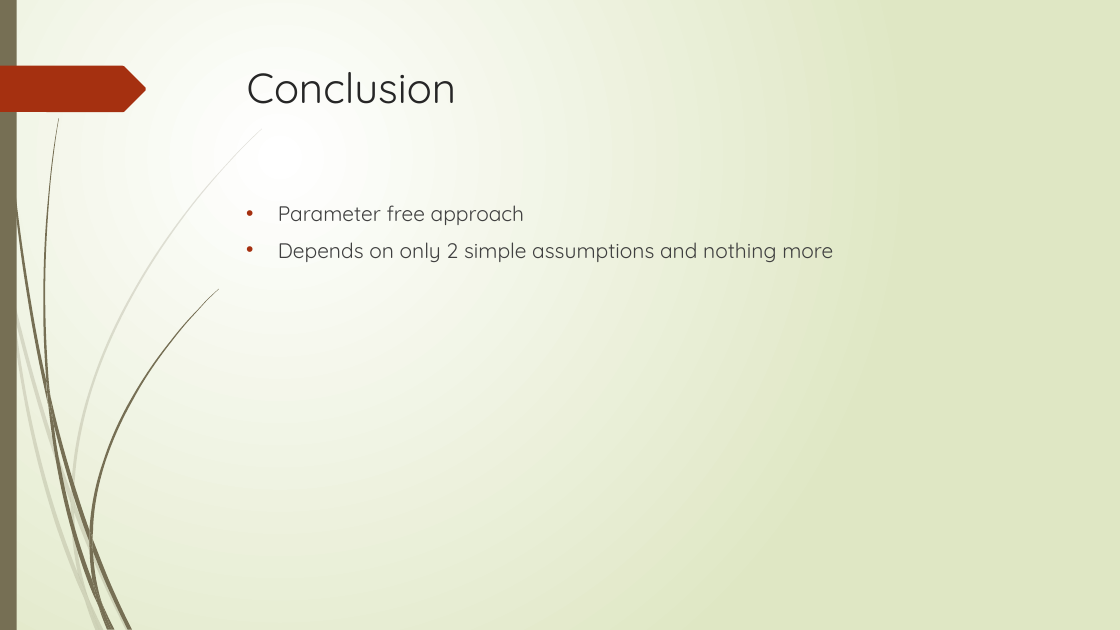
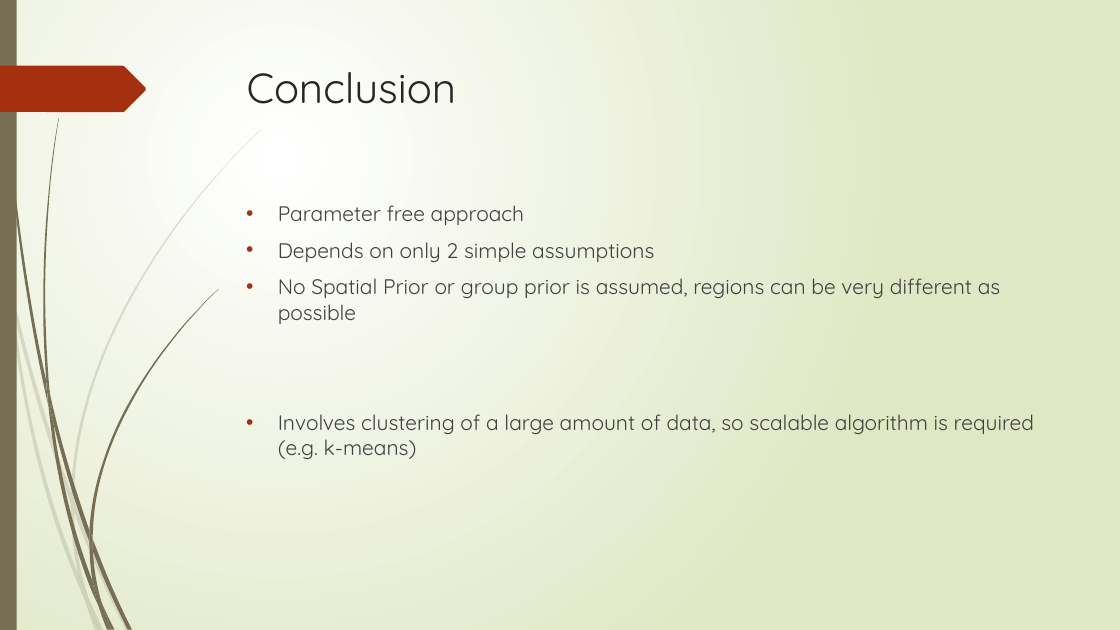
Before and after one commit to ajoshiusc/cortical_parcellation, a slide deck: slide 11 of docs/brain_sync.pptx (slide 10 before the commit). Drawn at 1120x630 pixels with LibreOffice and Linux fonts; fonts in the diff are those of the drawing. Boxes give left, top, right and bottom in pixels: in the first picture for what was removed or moved away, otherwise in the second. Text is boxed around its words. In the diff, an @@ line names an element or a change of style, - is before the commit and + after.

```diff
--- a/docs/brain_sync.pptx
+++ b/docs/brain_sync.pptx
@@ text at (278, 242, 1034, 459): text changed @@
-• Depends on only 2 simple assumptions and nothing more
+• Depends on only 2 simple assumptions
+• No Spatial Prior or group prior is assumed, regions can be very different as possible
+• Involves clustering of a large amount of data, so scalable algorithm is required (e.g. k-means)
```
Also in this commit, not shown: 8 other slides changed, 3 slides added, 2 slides removed, 5 other files.
